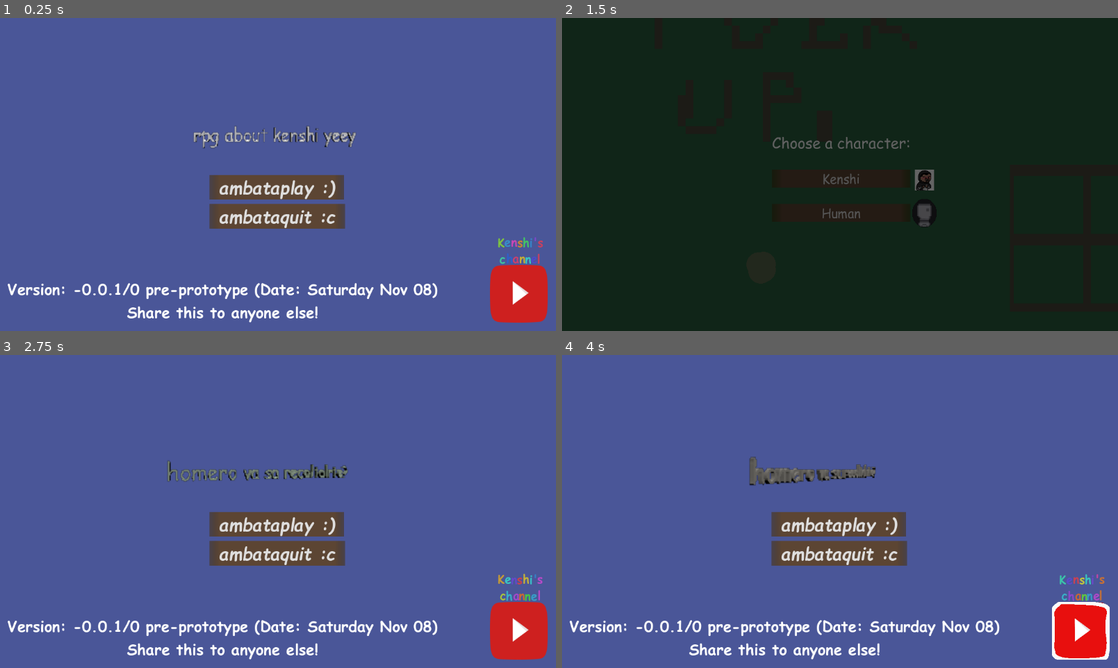
Above: before the commit, frames 1-4 (two rows, left to right).
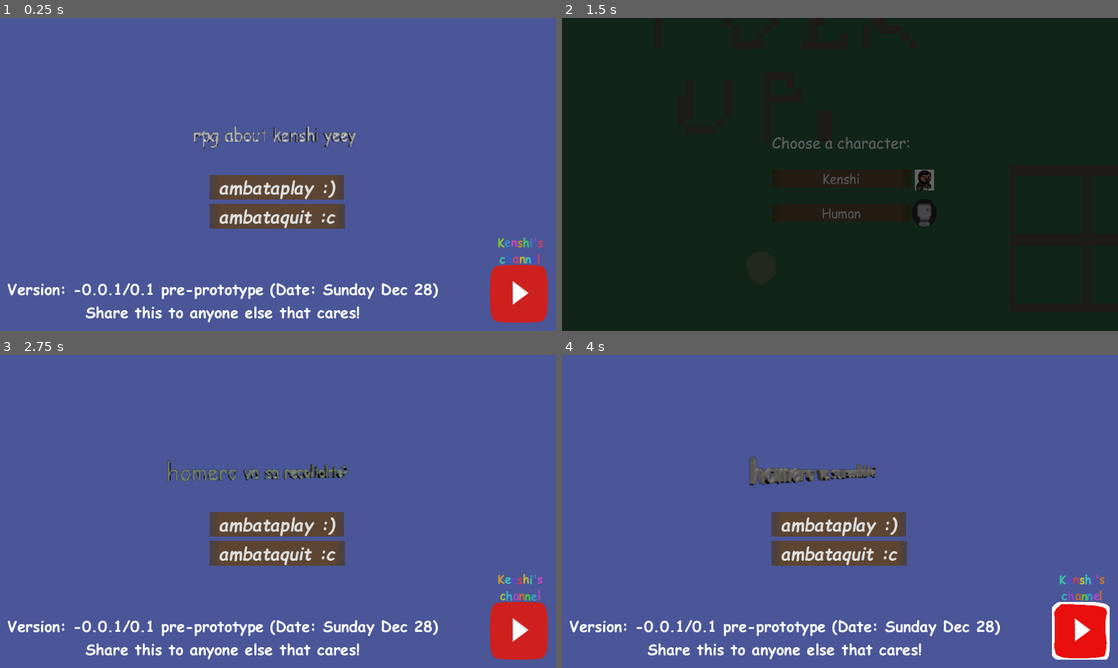
Above: after the commit, the same moments.

Repository: hukultan/-SUPER-Kenshi_RPG
Game: Godot game, scene res://scenes/main.tscn
Two runs of this game, one before a commit and one after it. Both use one fixed random seed, a clock stepped at 60 frames per second and the inputs below. Sound files missing from this copy of the repository are replaced by a short silence.
Inputs:
- Up to frame 1 (0.25 s): no input
- Up to frame 2 (1.5 s): click "ambataplay :)" at 0.5 s; click "Back" at 1.25 s
- Up to frame 3 (2.75 s): tap Enter (ui_accept) at 2, 2.27 s; hold D (right) from 2.03 s (still down); hold Shift (run) from 2.03 s (still down)
- Up to frame 4 (4 s): release D (right) at 2.75 s; release Shift (run) at 2.75 s; click "[b][shake][rainbow]Kenshi's c…" at 2.75 s; hold S (down) from 3.53 s (still down); tap E (special_action) at 3.6 s; tap Enter (ui_accept) at 3.77 s

The runs differ from the first frame. In frame 1, 1.9% of the frame differs, in the area x 15-79%, y 84-98%; in frame 2, nothing differs; in frame 3, 1.9%; in frame 4, 1.9%.

Commit message:
Still alive! State machine rewrite and other changes

Diff:
--- a/scenes/main.tscn
+++ b/scenes/main.tscn
@@ -153,8 +153,8 @@
 size_flags_vertical = 8
 theme_override_fonts/font = ExtResource("8_jbj1t")
 theme_override_font_sizes/font_size = 31
-text = "Version: -0.0.1/0 pre-prototype (Date: Saturday Nov 08)
-Share this to anyone else!"
+text = "Version: -0.0.1/0.1 pre-prototype (Date: Sunday Dec 28)
+Share this to anyone else that cares!"
 horizontal_alignment = 1
 
 [node name="QuitAudio" type="AudioStreamPlayer" parent="Control"]
